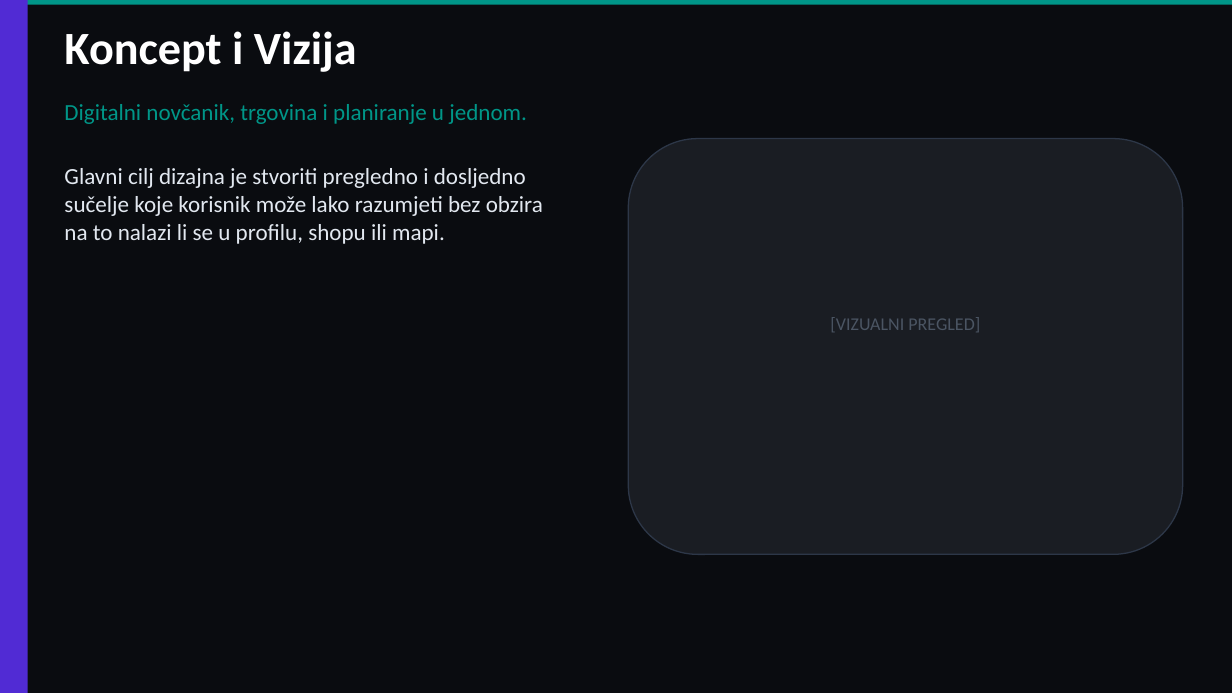
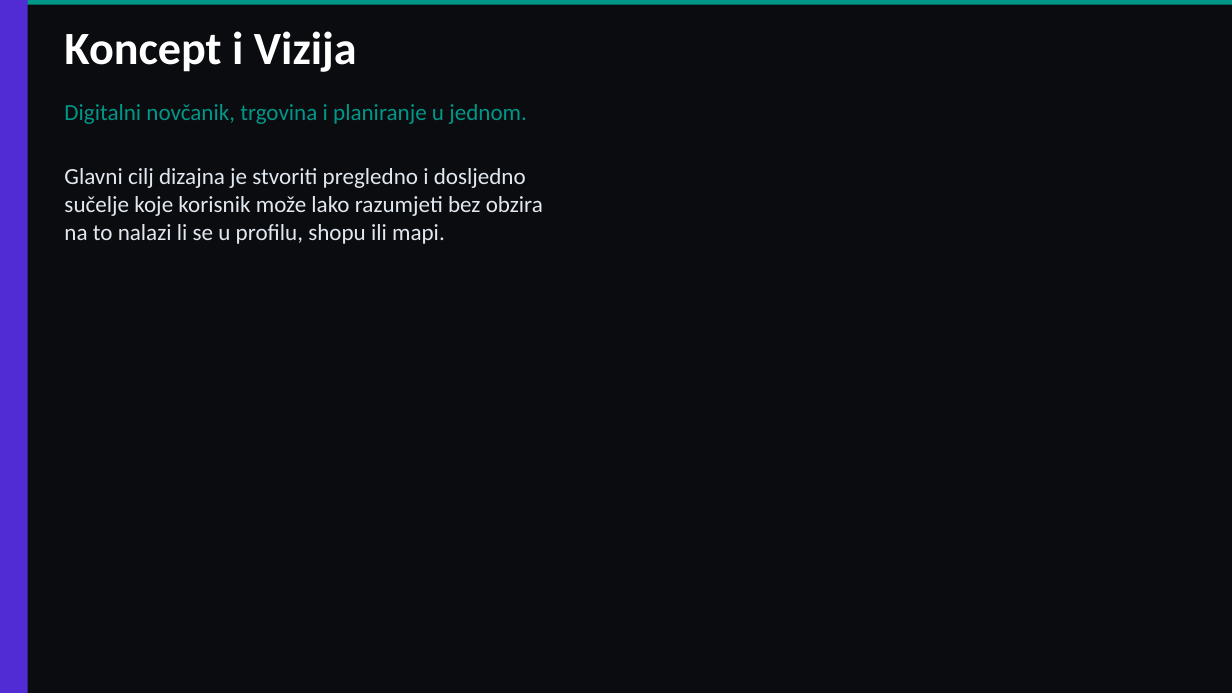
Before and after one commit to Traveler3114/GetThere, a slide deck: slide 2 of Figma_Assets/GetThere_Prezentacija_Short.pptx. Drawn at 1232x693 pixels with LibreOffice and Linux fonts; fonts in the diff are those of the drawing. Boxes give left, top, right and bottom in pixels: in the first picture for what was removed or moved away, otherwise in the second. Text is boxed around its words. In the diff, an @@ line names an element or a change of style, - is before the commit and + after.

```diff
--- a/Figma_Assets/GetThere_Prezentacija_Short.pptx
+++ b/Figma_Assets/GetThere_Prezentacija_Short.pptx
@@ rounded rectangle removed at <box>628,139,1183,555</box> @@
@@ text removed at <box>830,317,980,332</box> @@
-[VIZUALNI PREGLED]
```
Also in this commit, not shown: 2 other slides changed, 11 other files.
